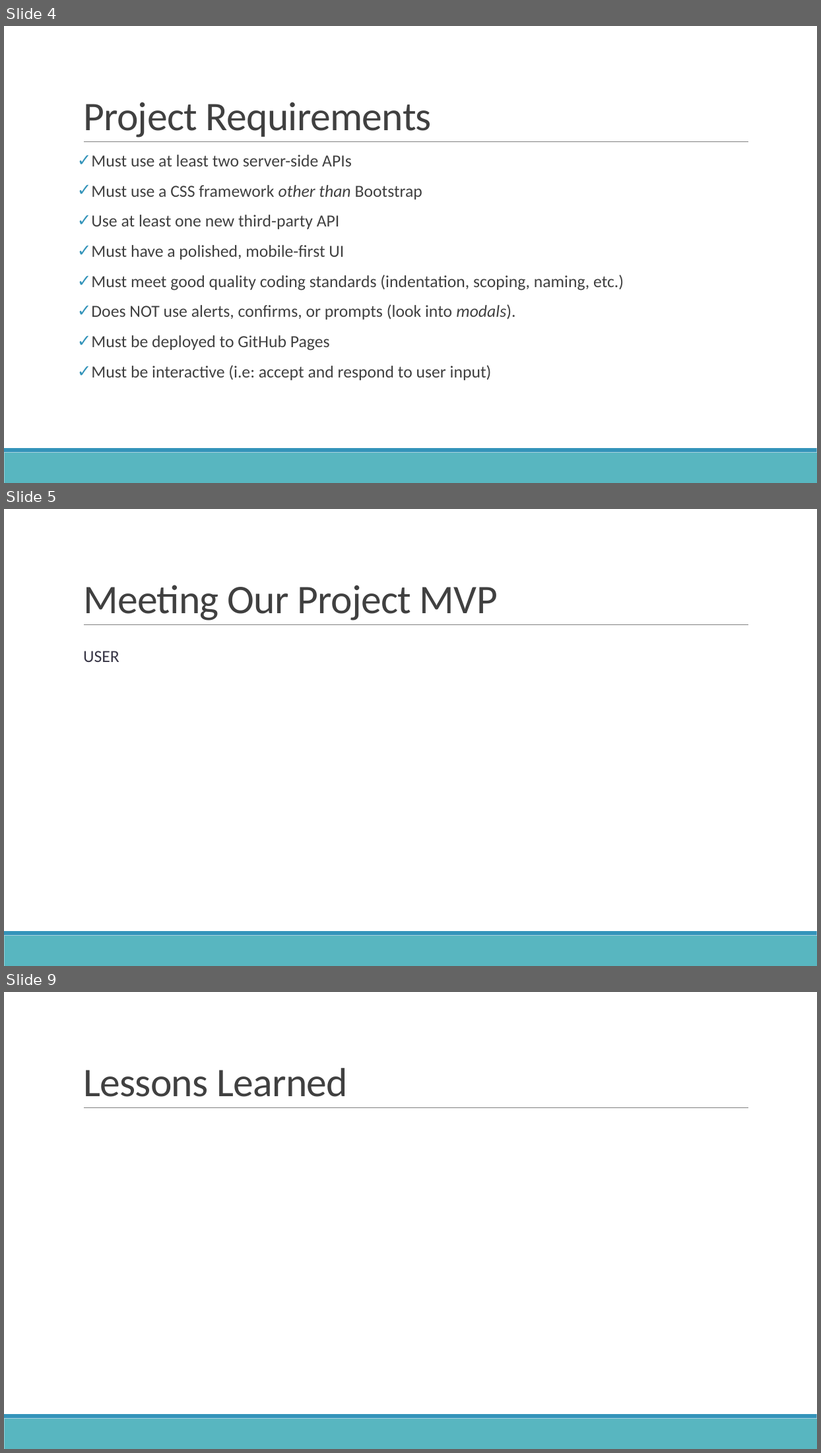
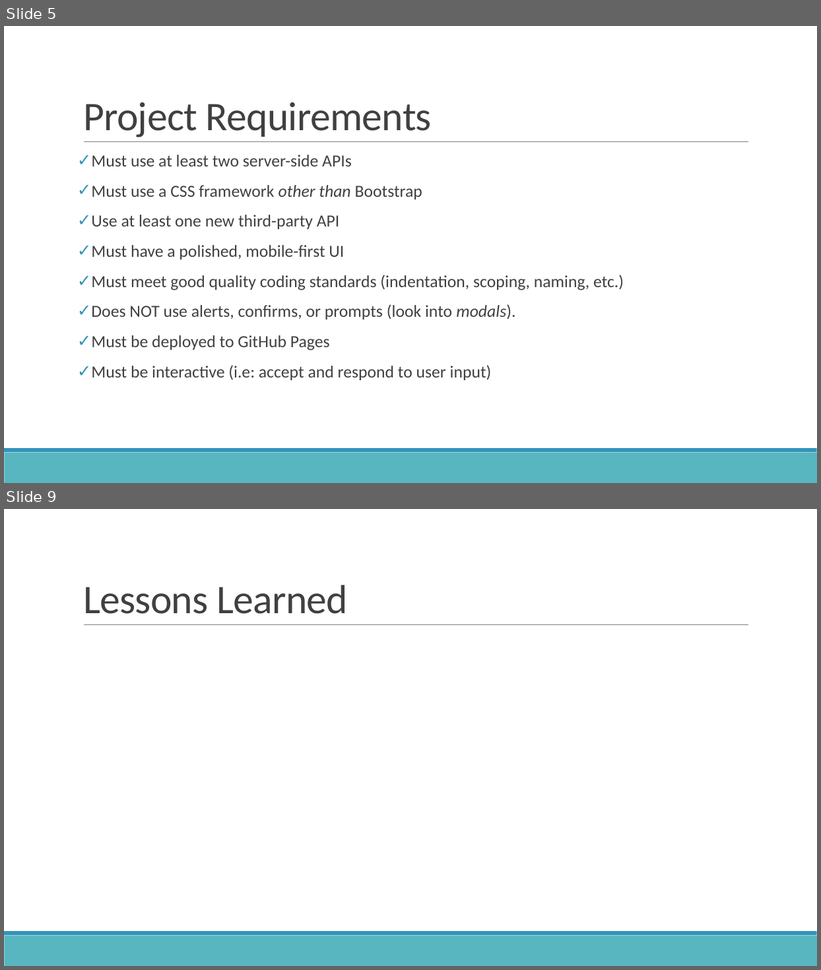
Before and after one commit to Group4Project1/project1, a slide deck: Assets/presentation/Group 4 Project 1 Presentation.pptx. Shown one above the other, each under a label of ours: slides 4, 5 and 9 before the commit, slides 5 and 9 after it; the slides between them are not shown. The pictures are 821x1453 and 821x970 pixels, drawn with LibreOffice and Linux fonts; fonts in the diff are those of the drawing. Boxes give left, top, right and bottom in pixels: in the first picture for what was removed or moved away, otherwise in the second. Text is boxed around its words. In the diff, an @@ line names an element or a change of style, - is before the commit and + after.

```diff
--- a/Assets/presentation/Group 4 Project 1 Presentation.pptx
+++ b/Assets/presentation/Group 4 Project 1 Presentation.pptx
@@ slide 5 removed at (x1=4, y1=509, x2=817, y2=966), background #FFFFFF; not listed: 3 template elements that a slide beside it also shows @@
@@ title removed at (x1=83, y1=585, x2=498, y2=621) @@
-Meeting Our Project MVP
@@ text removed at (x1=83, y1=651, x2=120, y2=662) @@
-USER
@@ what was slide 4 is now slide 5 @@
```
Also in this commit, not shown: 5 slides changed, 1 slide added.
